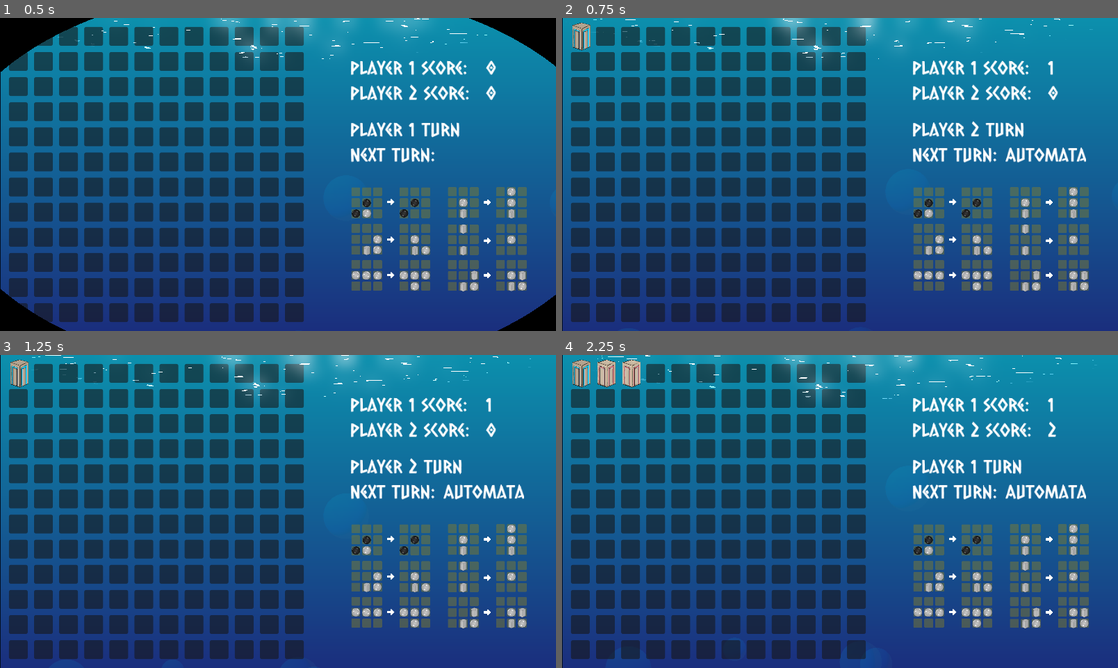
Above: before the commit, frames 1-4 (two rows, left to right).
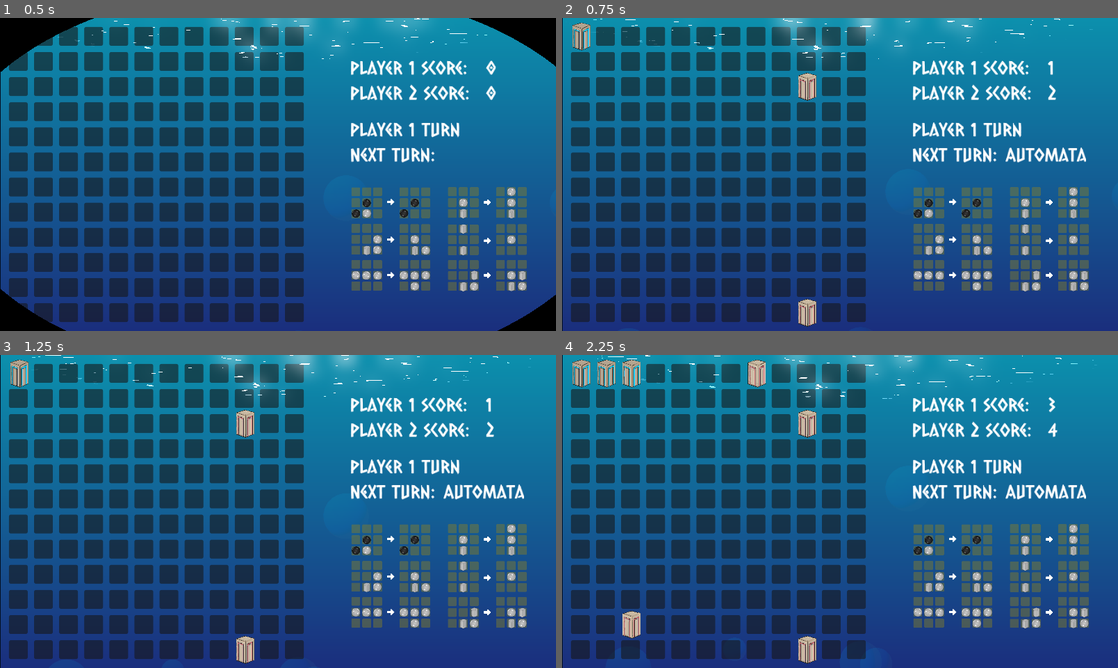
Above: after the commit, the same moments.

Repository: BeadsInCheese/CellularBubbleState
Game: Godot game, scene res://MainGame.tscn
Same seed, same stepped clock (60 frames per second), same inputs: the game is played once before the commit and once after it. This scene is started directly instead of the project's main scene.
Inputs (mouse positions are in pixels of both pictures, inside the frame that each line leads up to):
- Up to frame 1 (0.5 s): no input
- Up to frame 2 (0.75 s): click (578, 36) at 0.52 s
- Up to frame 3 (1.25 s): no input
- Up to frame 4 (2.25 s): click (606, 373) at 1.27 s; click (628, 373) at 2.02 s

Frame 1 is identical in both runs. In frame 2, 0.9% of the frame differs, in the area x 42-90%, y 17-99%; in frame 3, 0.9%; in frame 4, 1.4%, in the area x 6-90%, y 1-99%.

Commit message:
Add basic randombot for player 2

Diff:
--- a/gamejam2025/Grid.gd
+++ b/gamejam2025/Grid.gd
@@ -28,18 +28,24 @@
 	player1Score=0
 	player2Score=0
 	for i in gridList:
-		if(i.tileType==1 or i.tileType== 2):
-			player1Score+=1
-		if(i.tileType==3 or i.tileType == 4):
-			player2Score+=1
+		if(i.tileType == 1 or i.tileType == 2):
+			player1Score += 1
+		if(i.tileType == 3 or i.tileType == 4):
+			player2Score += 1
 
 var announced=false
 func changeTurn()->void:
-	currentTurn=(currentTurn+1)%6
-
-	if(turnOrder[currentTurn]==Players.AUTOMATA):
+	currentTurn = (currentTurn+1) % 6
+
+	if turnOrder[currentTurn] == Players.AUTOMATA:
 		automata_step()
 		changeTurn()
+		return
+
+	if turnOrder[currentTurn] == Players.PLAYER2:
+		randombot_step()
+		changeTurn()
+		return
 
 	updateScore()
 	gui.updateSidebar(currentTurn,player1Score,player2Score)
@@ -49,6 +55,7 @@
 		var x = load("res://VictorAnnouncement.tscn").instantiate()
 		x.get_node("Text").text="[center]DRAW[/center]" if player1Score==player2Score  else "[center]Player 1 Wins[/center]" if player1Score>player2Score else "[center]Player 2 Wins[/center]"
 		add_child(x)
+
 var p1cursor=preload("res://CursorImages/Player1.png")
 var p2cursor=preload("res://CursorImages/Player2.png")
 func updateCursor():
@@ -92,6 +99,18 @@
 		if currentTile != newTile:
 			gridList[i].setTileType(newTile)
 
+func randombot_step() -> void:
+	var emptyIndexes = []
+
+	for i in range(len(gridList)):
+		if gridList[i].tileType == 0:
+			emptyIndexes.append(i)
+
+	if len(emptyIndexes) == 0:
+		return
+
+	gridList[emptyIndexes.pick_random()].setTileType(3)
+
 # Called every frame. 'delta' is the elapsed time since the previous frame.
 func _process(delta: float) -> void:
 	pass
